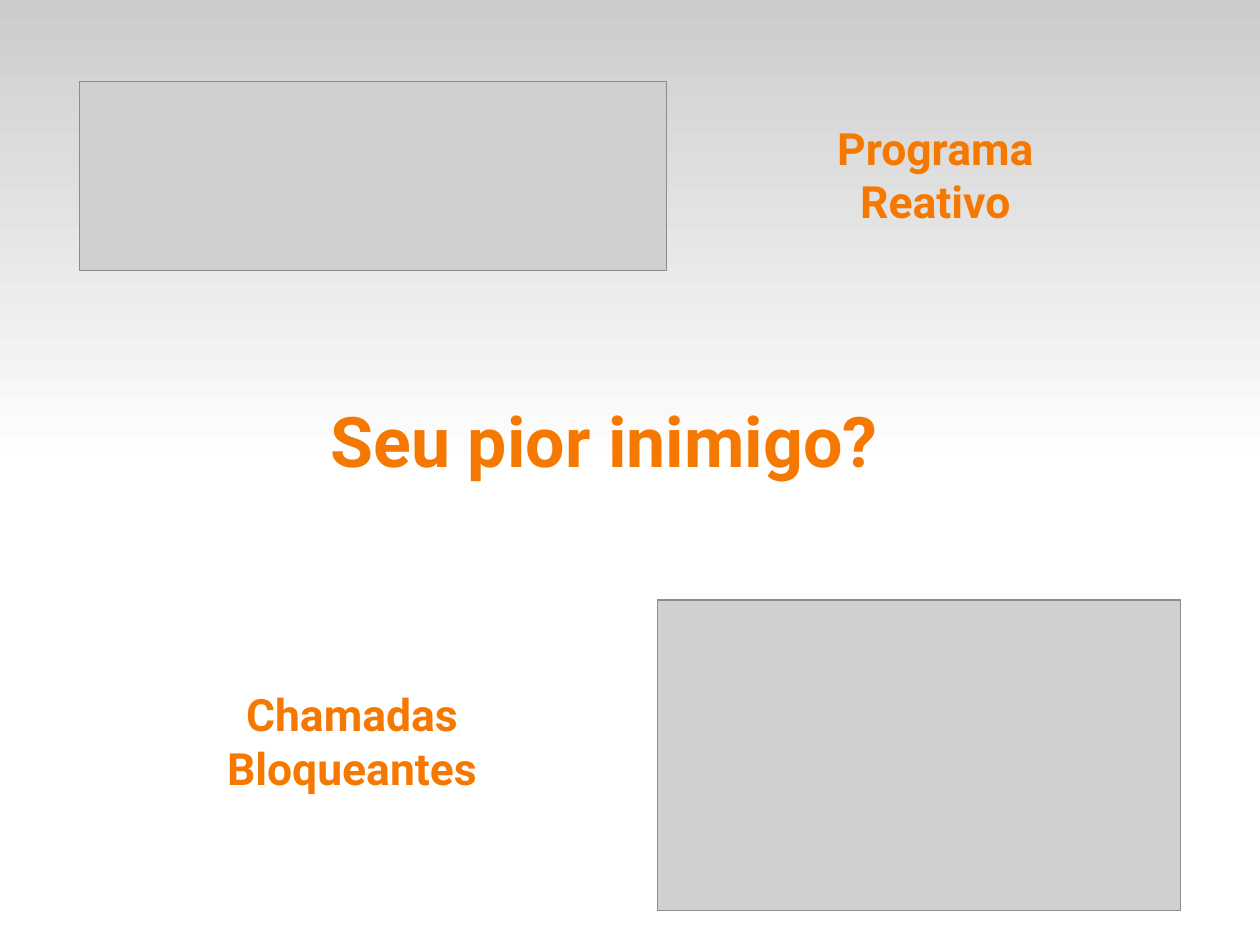
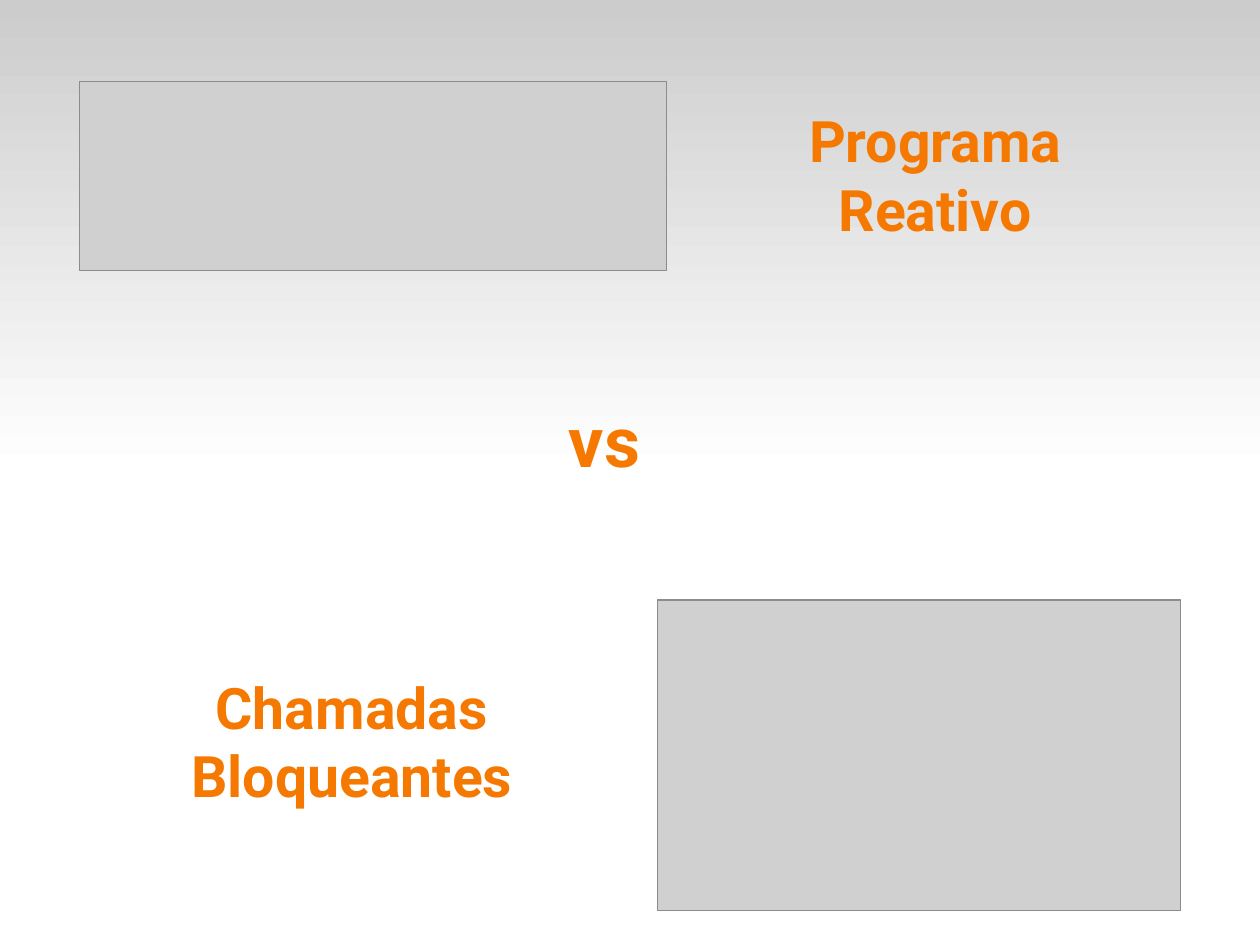
Before and after one commit to fsantanna-uerj/reativos, a slide deck: slide 8 of slides/02_arduino.odp (slide 7 before the commit). Drawn at 1260x945 pixels with LibreOffice and Linux fonts; fonts in the diff are those of the drawing; grey boxes stand for pictures. Boxes give left, top, right and bottom in pixels: in the first picture for what was removed or moved away, otherwise in the second. Text is boxed around its words. In the diff, an @@ line names an element or a change of style, - is before the commit and + after.

```diff
--- a/slides/02_arduino.odp
+++ b/slides/02_arduino.odp
@@ title "Programa Reativo" at box(809, 121, 1061, 232): size 28 to 36 pt @@
@@ title at box(569, 429, 640, 468): text changed @@
-Seu pior inimigo?
+vs
@@ title "Chamadas Bloqueantes" at box(191, 686, 512, 809): size 28 to 36 pt @@
```
Also in this commit, not shown: 3 other slides changed, 1 slide added, 4 other files.
